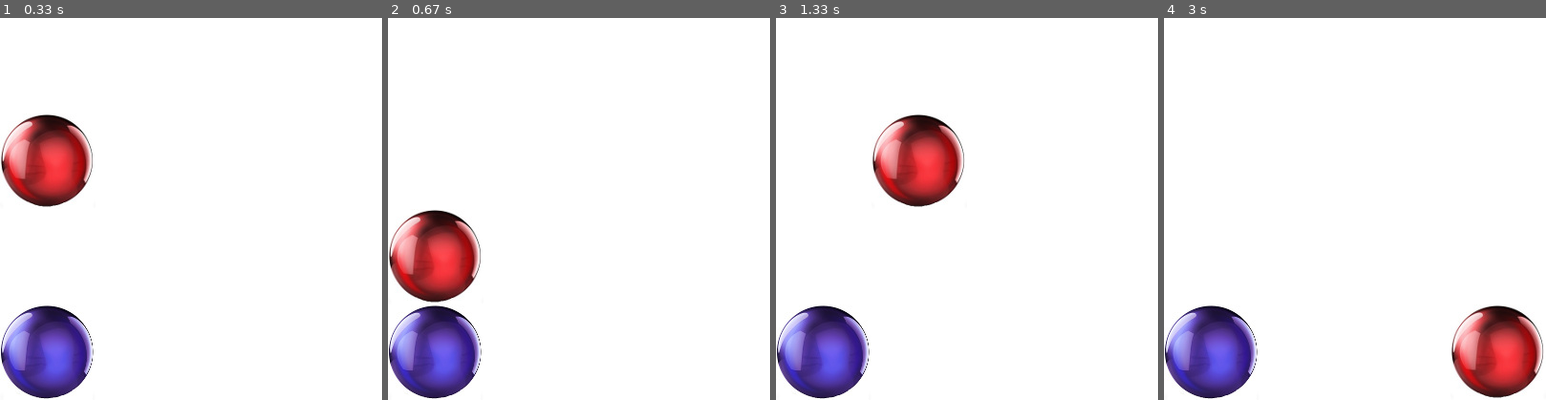
Above: before the commit, frames 1-4 (left to right).
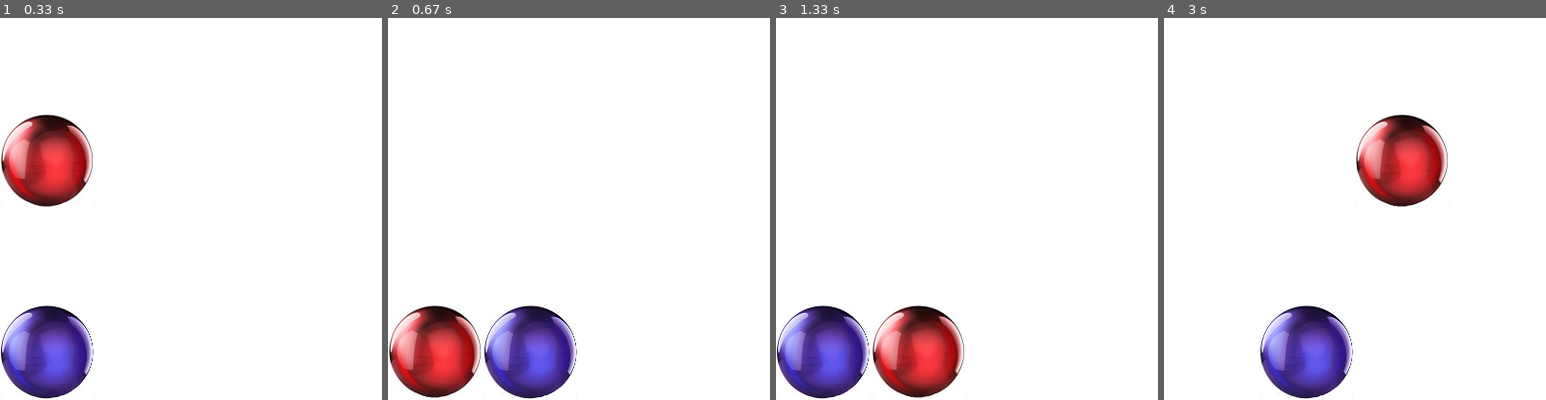
Above: after the commit, the same moments.

Repository: vishal-keshav/Q-Learning-pygame
Game: pygame game, started from main.py
The game is run twice, just before and just after one commit, with the same random seed, the same clock (stepped at 60 frames per second) and the same inputs.
Inputs:
- Up to frame 1 (0.33 s): no input
- Up to frame 2 (0.67 s): no input
- Up to frame 3 (1.33 s): no input
- Up to frame 4 (3 s): no input

Frame 1 is identical in both runs. In frame 2, 14% of the frame differs, in the area x 0-50%, y 50-100%; in frame 3, 9.0%; in frame 4, 18%, in the area x 0-100%, y 25-100%.

Commit message:
agent working

Diff:
--- a/handler.py
+++ b/handler.py
@@ -1,4 +1,5 @@
 from utility import *
+from MDP import *
 
 """Event handler"""
 def collision(x1,y1,x2,y2):
@@ -13,3 +14,8 @@
         if event.key == pg.K_RIGHT:
             x = minimum(x+1,3)
     return (x,y)
+
+action_output = learn()
+
+def handle_event_agent(ball_type,x,y,b_x):
+    return (clamp(b_x + int(action_output[ball_type][x][y][b_x]),0,3),3)
--- a/main_loop.py
+++ b/main_loop.py
@@ -19,31 +19,37 @@
                 abort = True
             #print(event)
             """Handling differnet events"""
-            (b_x,b_y) = handle_event(event,pg,b_x,b_y)
+            #(b_x,b_y) = handle_event(event,pg,b_x,b_y)
 
         disp.fill(bg_color)
+
+
+
+        draw(neutral_ball,disp,pos_x[b_x],pos_y[b_y])
+        if collision(b_x, b_y, x, y):
+            if ball_type == 0:
+                points = points - 1
+                print(points)
+            elif ball_type == 1:
+                points = points + 1
+                print(points)
+
+        elif ball_type == 0:
+            draw(negative_ball,disp,pos_x[x],pos_y[y])
+        elif ball_type == 1:
+            draw(positive_ball,disp,pos_x[x],pos_y[y])
+
+        (b_x,b_y) = handle_event_agent(ball_type,x,y,b_x)
+
+        y = y+1
 
         if y > 3:
             y = 0
             x = random.randrange(0,4)
             ball_type = random.randrange(0,2)
 
-        draw(neutral_ball,disp,pos_x[b_x],pos_y[b_y])
-        if collision(b_x, b_y, x, y):
-            if ball_type == 0:
-                points = points - 1
-                #print(points)
-            elif ball_type == 1:
-                points = points + 1
-                #print(points)
-
-        elif ball_type == 0:
-            draw(negative_ball,disp,pos_x[x],pos_y[y])
-        elif ball_type == 1:
-            draw(positive_ball,disp,pos_x[x],pos_y[y])
-        y = y+1
         pg.display.update()
-        clk.tick(4)
+        clk.tick(6)
 
 """Define end game"""
 def end_game():
Not shown, added: MDP.pyc
Not shown, changed: handler.pyc
Not shown, changed: main_loop.pyc
